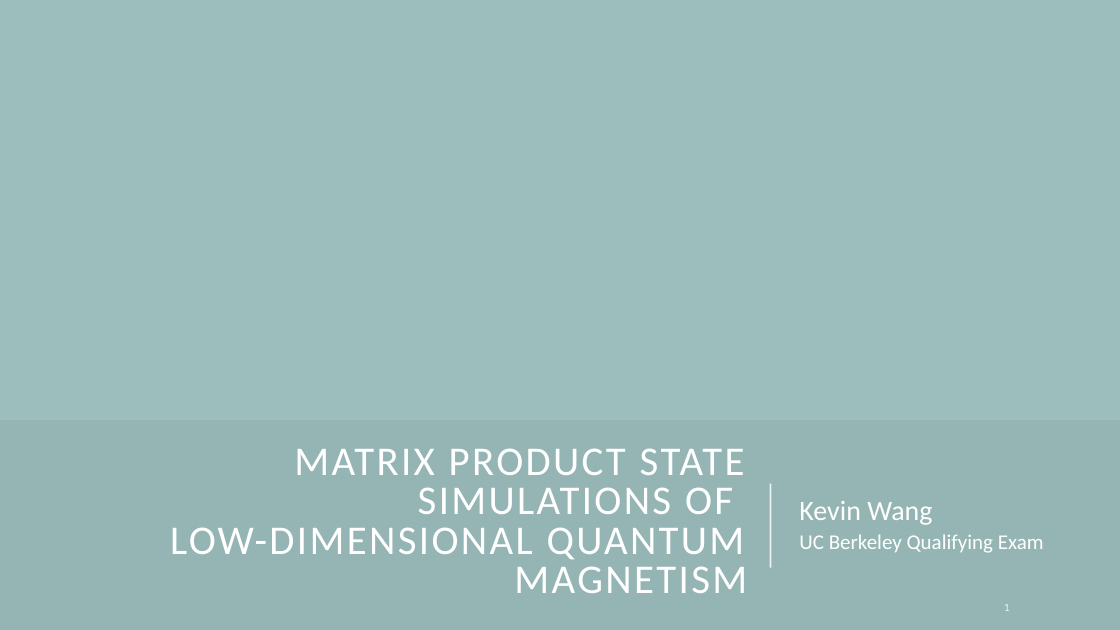
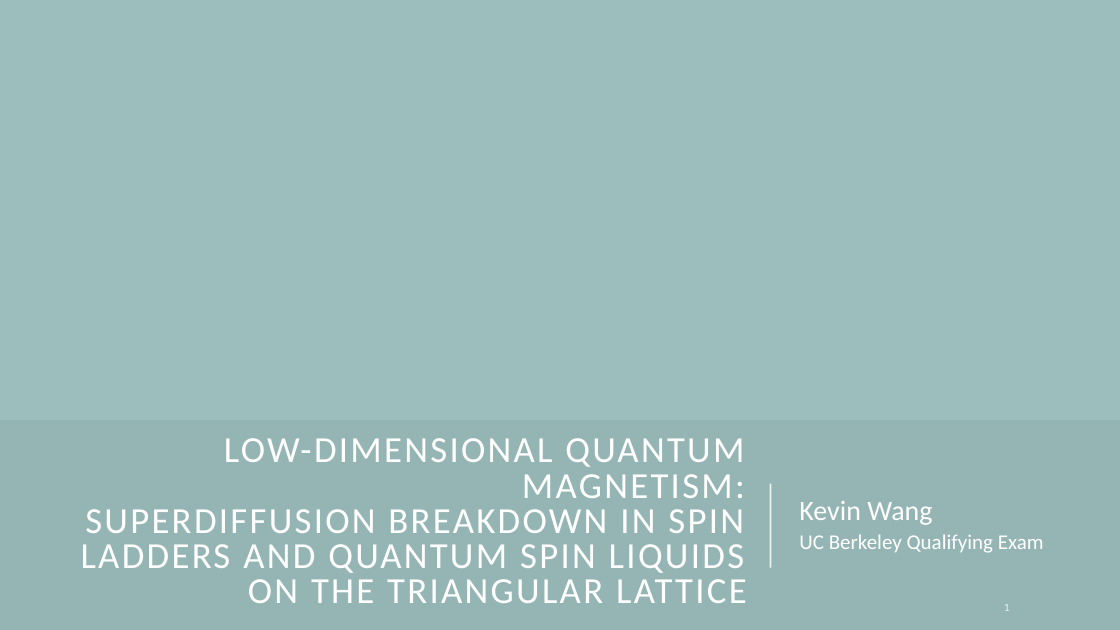
Before and after one commit to kwang0/KPZ-Project, a slide deck: slide 1 of Qualifying Exam Presentation.pptx. Drawn at 1120x630 pixels with LibreOffice and Linux fonts; fonts in the diff are those of the drawing; background and template pictures are left out; a plain dark background stands for a picture behind light text. Boxes give left, top, right and bottom in pixels: in the first picture for what was removed or moved away, otherwise in the second. Text is boxed around its words. In the diff, an @@ line names an element or a change of style, - is before the commit and + after.

Commit message:
sync

```diff
--- a/Qualifying Exam Presentation.pptx
+++ b/Qualifying Exam Presentation.pptx
@@ title at [81,438,747,603]: text changed; size 35 to 31.5 pt @@
-MATRIX PRODUCT STATE SIMULATIONS OF
-LOW-DIMENSIONAL QUANTUM MAGNETISM
+LOW-DIMENSIONAL QUANTUM MAGNETISM:
+SUPERDIFFUSION BREAKDOWN IN SPIN LADDERS AND QUANTUM SPIN LIQUIDS ON THE TRIANGULAR LATTICE
```
